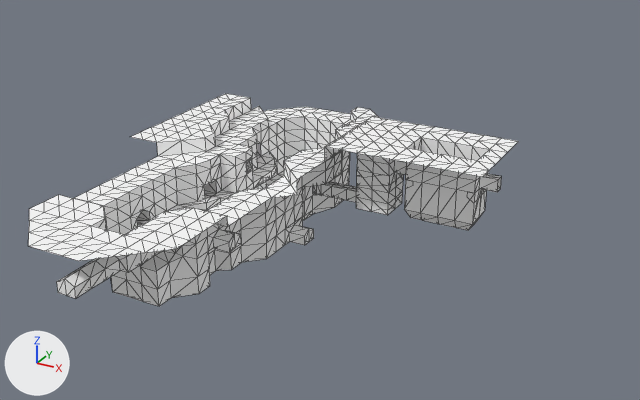
A saved change to the glTF model Models/level-6.glb.
Camera for both pictures: a 50 mm camera at (93.5, -98.1, 69.8) aimed at (19.2, 37.1, 2.2). The axes (+X, +Y, +Z) are drawn at lower left. The lights are the same throughout. The older version comes first. Mesh edges are drawn as thin lines. Vertices at exactly the same position are counted once.

The first picture shows 'level-6'.
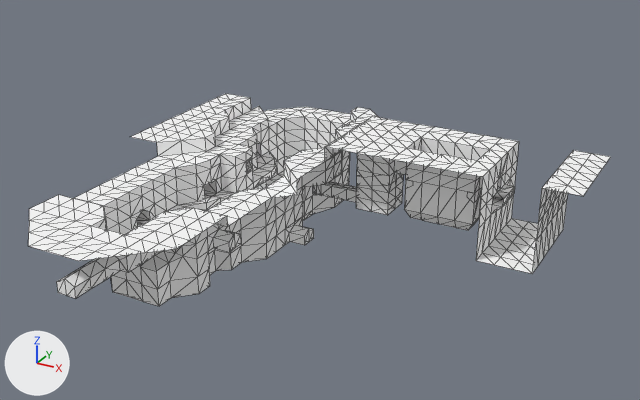
Commit message: working on level 6

Diff of the bpy script that builds the scene:
```diff
--- a/Models/level-6.glb.py
+++ b/Models/level-6.glb.py
@@ me_level_6 @@
 # used by ob_level_6; location = (0.0, 0.0, 0.0)
-me_level_6.from_pydata(...)  # 1025 vertices, 1915 faces; spans x -24.5..49.0, y -10.5..84.0, z -12.0..11.0
+me_level_6.from_pydata(...)  # 1120 vertices, 2089 faces; spans x -24.5..66.5, y -10.5..84.0, z -12.0..11.0
+# me_level_6 part 1
+# 19 vertices are added at x 49.0..56.0, y 42.0..63.0, z -5.5..4.5
+# 6 new vertices lie (0.0, 0.0, -4.0) away from vertices in x 49.0, y 42.0..63.0, z 11.0
+# 6 new vertices lie (0.0, 0.0, -2.5) away from vertices in x 49.0, y 42.0..63.0, z 7.0
+# 5 new vertices lie (3.5, -3.5, 0.0) away from vertices in x 49.0..56.0, y 45.5..63.0, z -5.5
+# 6 new vertices lie (0.0, 3.5, 0.0) away from vertices in x 49.0..59.5, y 42.0..59.5, z -5.5..1.0
+# 5 new vertices lie (0.0, 3.5, 0.0) away from vertices in x 49.0..59.5, y 45.5..49.0, z -5.5..1.0
+# 6 new vertices lie (0.0, 0.0, 6.5) away from vertices in x 59.5, y 42.0..63.0, z -5.5
+# 6 new vertices lie (0.0, 0.0, 3.5) away from vertices in x 59.5, y 42.0..63.0, z 1.0
+# 6 new vertices lie (0.0, 0.0, 2.5) away from vertices in x 59.5, y 42.0..63.0, z 4.5
+# 6 new vertices lie (0.0, 3.5, 0.0) away from vertices in x 49.0..59.5, y 49.0..52.5, z -5.5..7.0
+# 7 new vertices lie (0.0, 0.0, 4.0) away from vertices in x 59.5, y 42.0..63.0, z 7.0
+# 7 new vertices lie (3.5, 0.0, 0.0) away from vertices in x 59.5, y 42.0..63.0, z 11.0
+# 7 new vertices lie (3.5, 0.0, 0.0) away from vertices in x 63.0, y 42.0..63.0, z 11.0
+# 5 new vertices lie (0.0, 0.0, -1.5) away from vertices in x 49.0..51.0, y 49.0..56.0, z 4.5
+# 176 new faces join them
+# other edits to the shape of me_level_6 do not show in these pictures
 me_level_6.materials.append(mat_defaultmaterial)
```

Where the change shows, as pixel boxes (x1, y1, x2, y2) in the pictures (640 x 400 px):
'level-6', reshaped (18% wider): before (28, 94, 519, 306); after (28, 94, 610, 306)
part 1 of me_level_6, added: after (476, 142, 610, 274)
